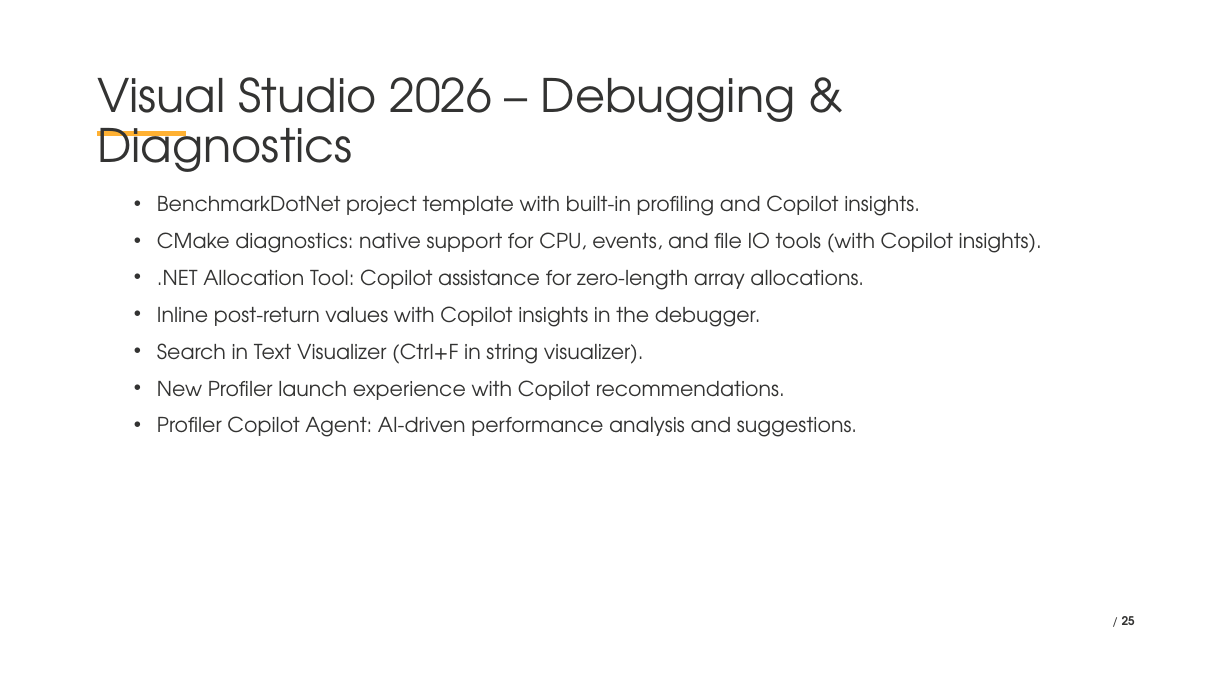
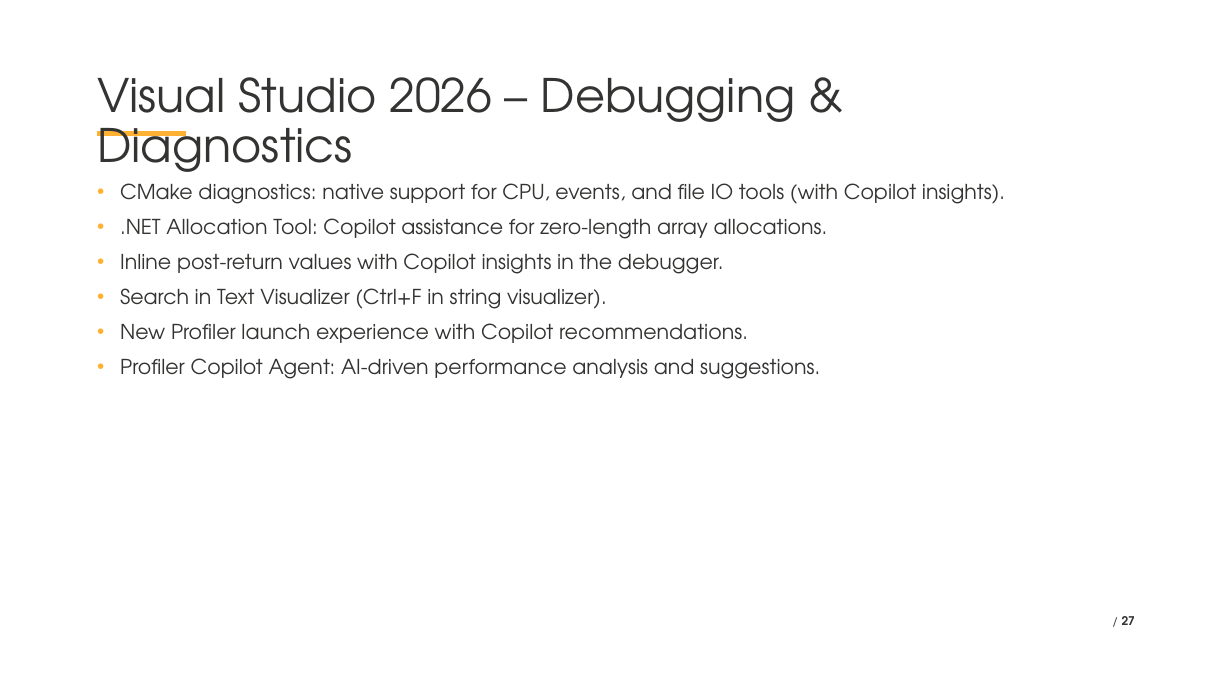
Before and after one commit to VladislavAntonyuk/AICalendar, a slide deck: slide 27 of .NET Conf 2025 - Ukraine (Eng).pptx (slide 25 before the commit). Drawn at 1232x693 pixels with LibreOffice and Linux fonts; fonts in the diff are those of the drawing; background and template pictures are left out. Boxes give left, top, right and bottom in pixels: in the first picture for what was removed or moved away, otherwise in the second. Text is boxed around its words. In the diff, an @@ line names an element or a change of style, - is before the commit and + after.

```diff
--- a/.NET Conf 2025 - Ukraine (Eng).pptx
+++ b/.NET Conf 2025 - Ukraine (Eng).pptx
@@ text "CMake diagnostics: native support for ..." at (120,183,1005,379): list level 2 to 1 in "CMake diagnostics: native support for ..."; line spacing 1.5 to 1; list level 2 to 1 in ".NET Allocation Tool: Copilot assistance ..."; list level 2 to 1 in "Inline post-return values with Copilot ..."; list level 2 to 1 in "Search in Text Visualizer (Ctrl+F ..."; list level 2 to 1 in "New Profiler launch experience with ..."; list level 2 to 1 in "Profiler Copilot Agent: AI-driven performance ..." @@
@@ text at (157,195,920,216): paragraph removed @@
-  • BenchmarkDotNet project template with built-in profiling and Copilot insights.
@@ page number at (1122,616,1135,625): text changed @@
-/ 25
+/ 27
```
Also in this commit, not shown: 12 other slides changed, 8 slides added, 1 slide removed.
